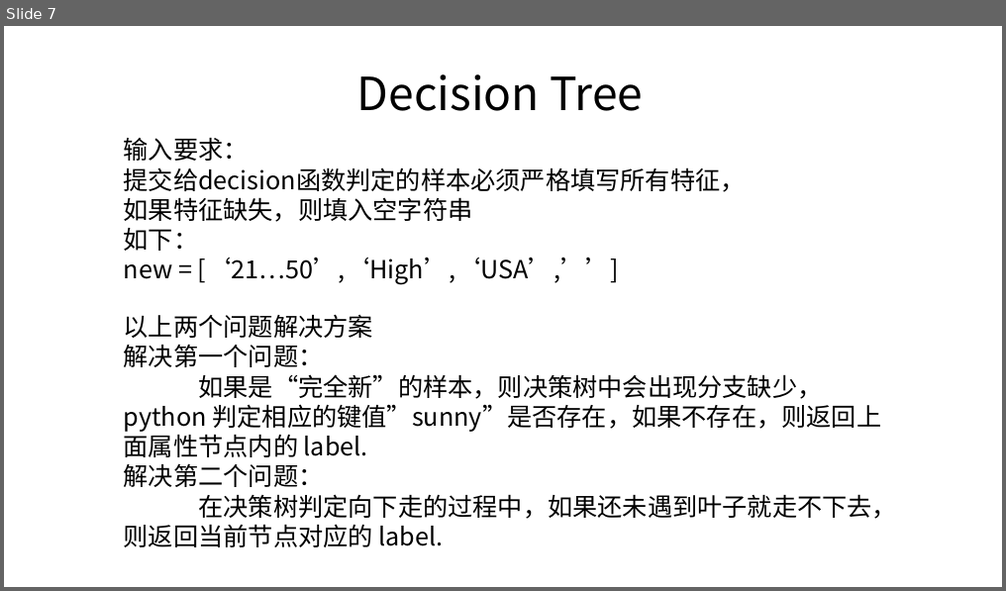
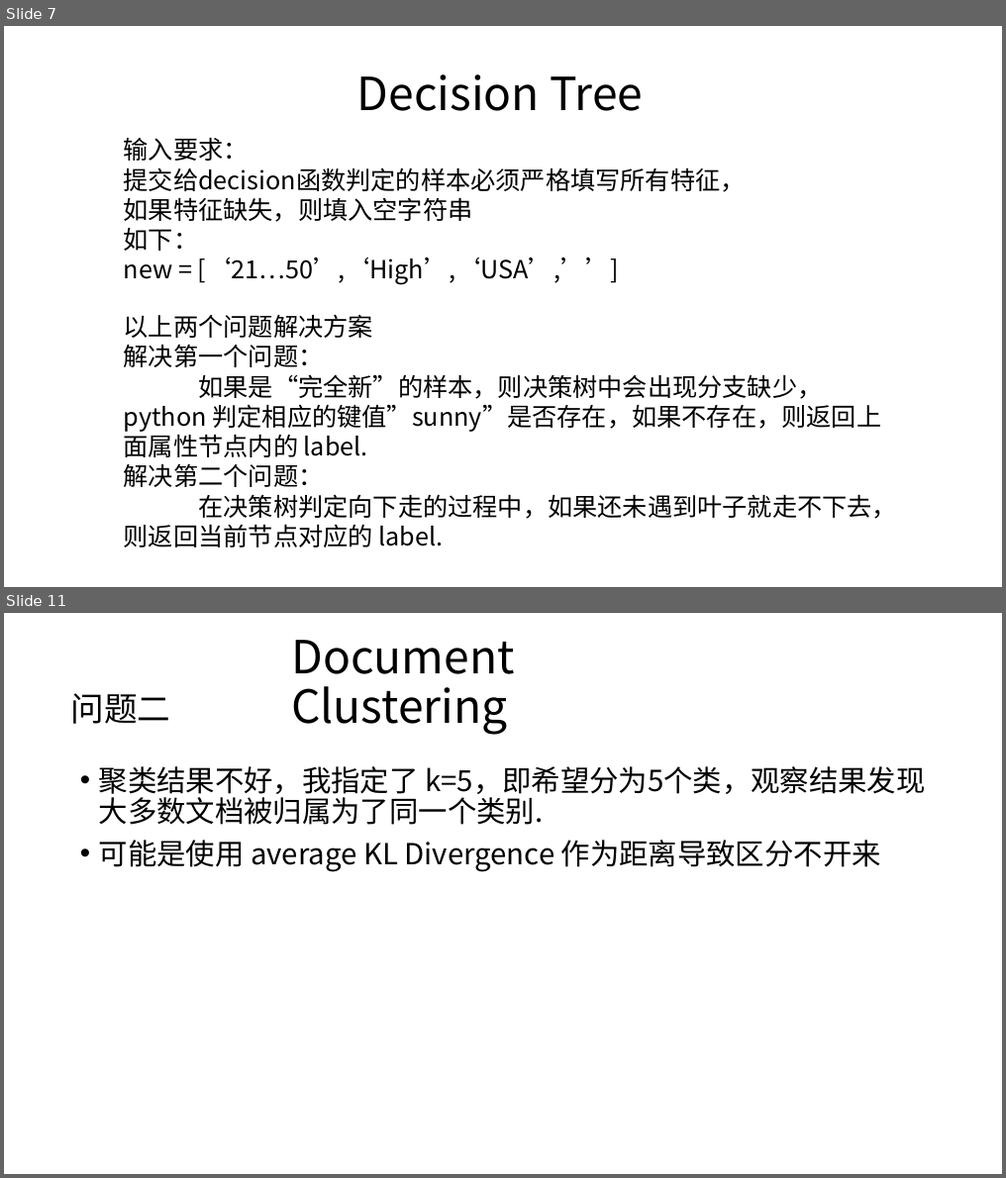
Before and after one commit to JackLuSun/InfoTheory, a slide deck: GroupHomework/Record.pptx. Shown one above the other, each under a label of ours: slide 7 before the commit, slides 7 and 11 after it; the slides between them are not shown. The pictures are 1006x591 and 1006x1178 pixels, drawn with LibreOffice and Linux fonts; fonts in the diff are those of the drawing. Boxes give left, top, right and bottom in pixels: in the first picture for what was removed or moved away, otherwise in the second. Text is boxed around its words. In the diff, an @@ line names an element or a change of style, - is before the commit and + after.

```diff
--- a/GroupHomework/Record.pptx
+++ b/GroupHomework/Record.pptx
@@ slide 11 added at <box>4,613,1002,1174</box>, background #FFFFFF @@
@@ title added at <box>291,640,514,735</box>, 44 pt, text #000000 @@
+Document Clustering
@@ text added at <box>71,693,171,724</box>, 32 pt, text #000000 @@
+问题二
@@ text added at <box>99,766,925,872</box>, 28 pt, text #000000 @@
+• 聚类结果不好，我指定了 k=5，即希望分为5个类，观察结果发现大多数文档被归属为了同一个类别.
+• 可能是使用 average KL Divergence 作为距离导致区分不开来
```
Also in this commit, not shown: 1 slide changed, 2 other slides added.
